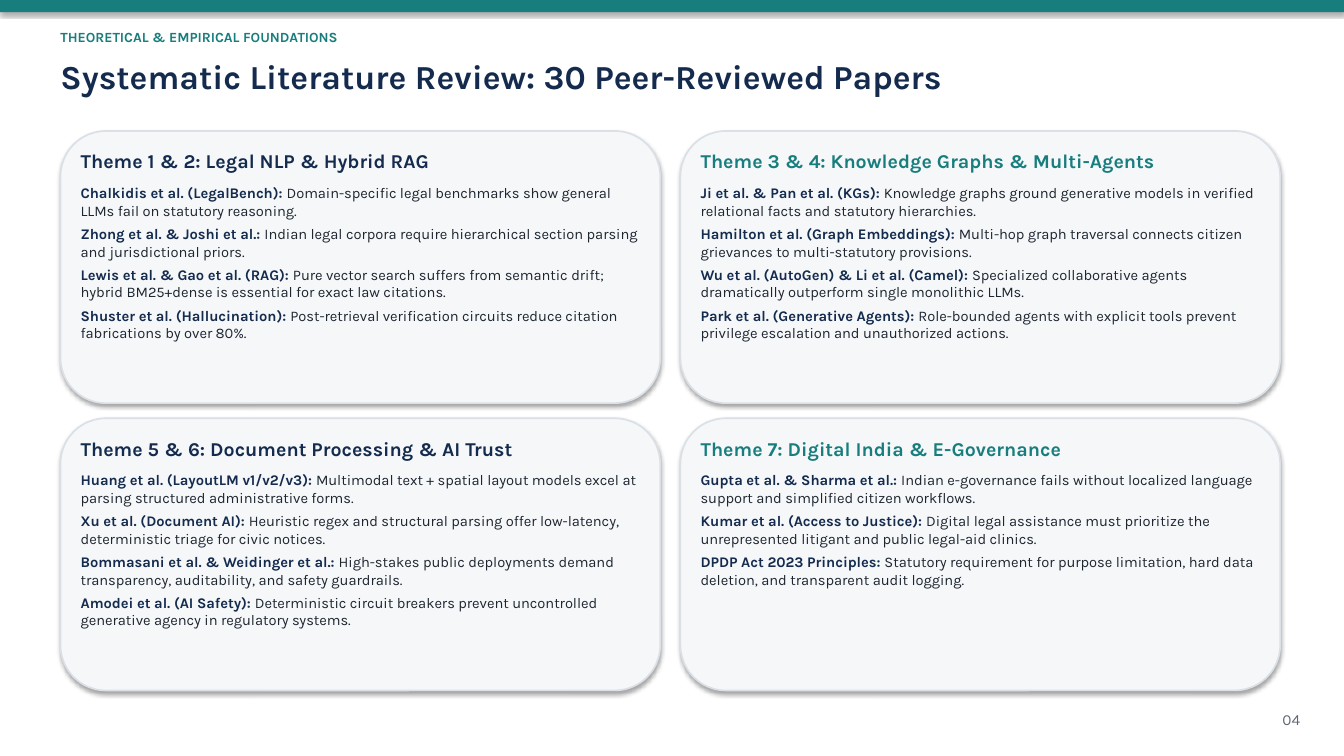
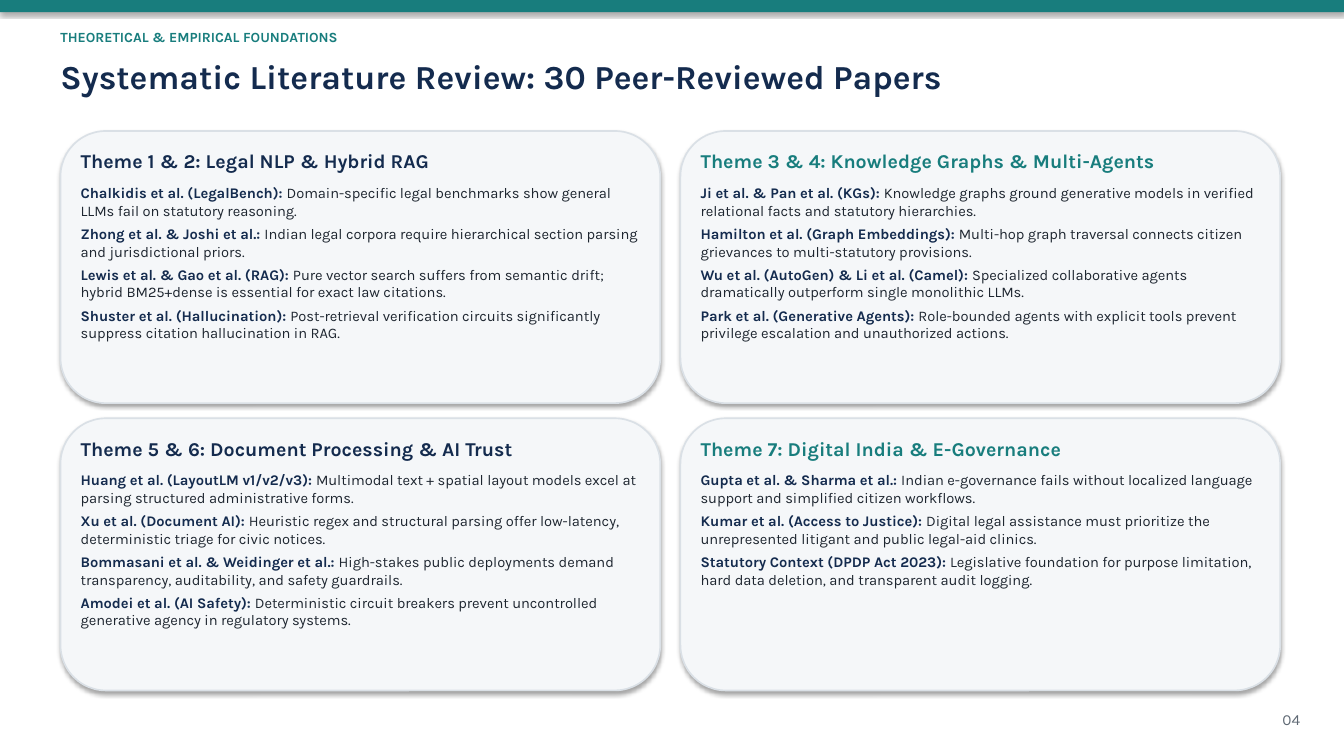
Before and after one commit to DEVANSHSAVLA/Finalyear_MajorProject, a slide deck: slide 4 of docs/review-2-submission/CivicSphere_AI_Review_2_Presentation.pptx. Drawn at 1344x756 pixels with LibreOffice and Linux fonts; fonts in the diff are those of the drawing. Boxes give left, top, right and bottom in pixels: in the first picture for what was removed or moved away, otherwise in the second. Text is boxed around its words. In the diff, an @@ line names an element or a change of style, - is before the commit and + after.

Commit message:
fix(review-2): complete final report & presentation correction audit and reconciliation

```diff
--- a/docs/review-2-submission/CivicSphere_AI_Review_2_Presentation.pptx
+++ b/docs/review-2-submission/CivicSphere_AI_Review_2_Presentation.pptx
@@ text at [81,310,600,342]: text changed @@
-Shuster et al. (Hallucination): Post-retrieval verification circuits reduce citation fabrications by over 80%.
+Shuster et al. (Hallucination): Post-retrieval verification circuits significantly suppress citation hallucination in RAG.
@@ text at [701,556,1252,589]: text changed @@
-DPDP Act 2023 Principles: Statutory requirement for purpose limitation, hard data deletion, and transparent audit logging.
+Statutory Context (DPDP Act 2023): Legislative foundation for purpose limitation, hard data deletion, and transparent audit logging.
```
Also in this commit, not shown: 19 other slides changed, 30 other files.
